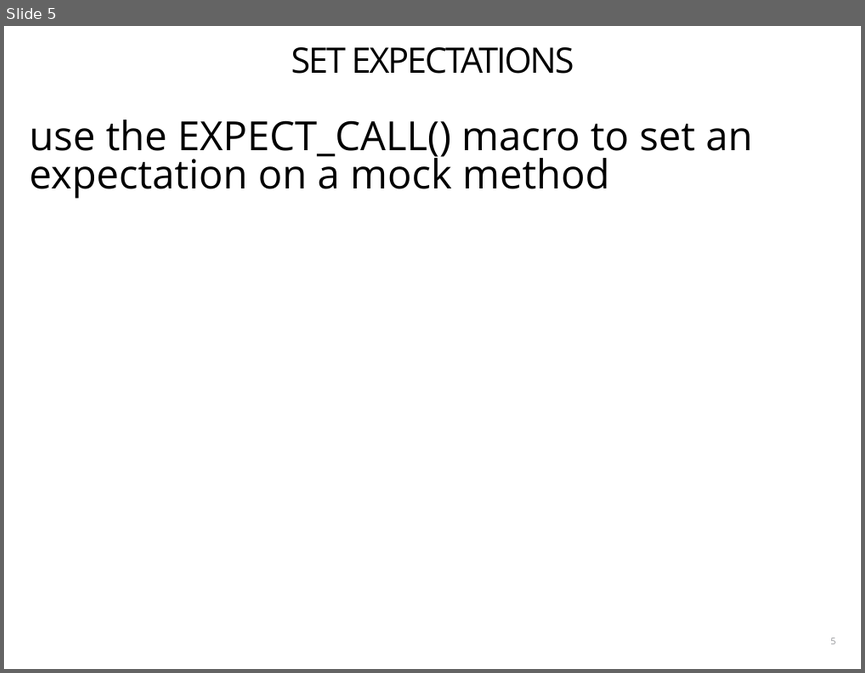
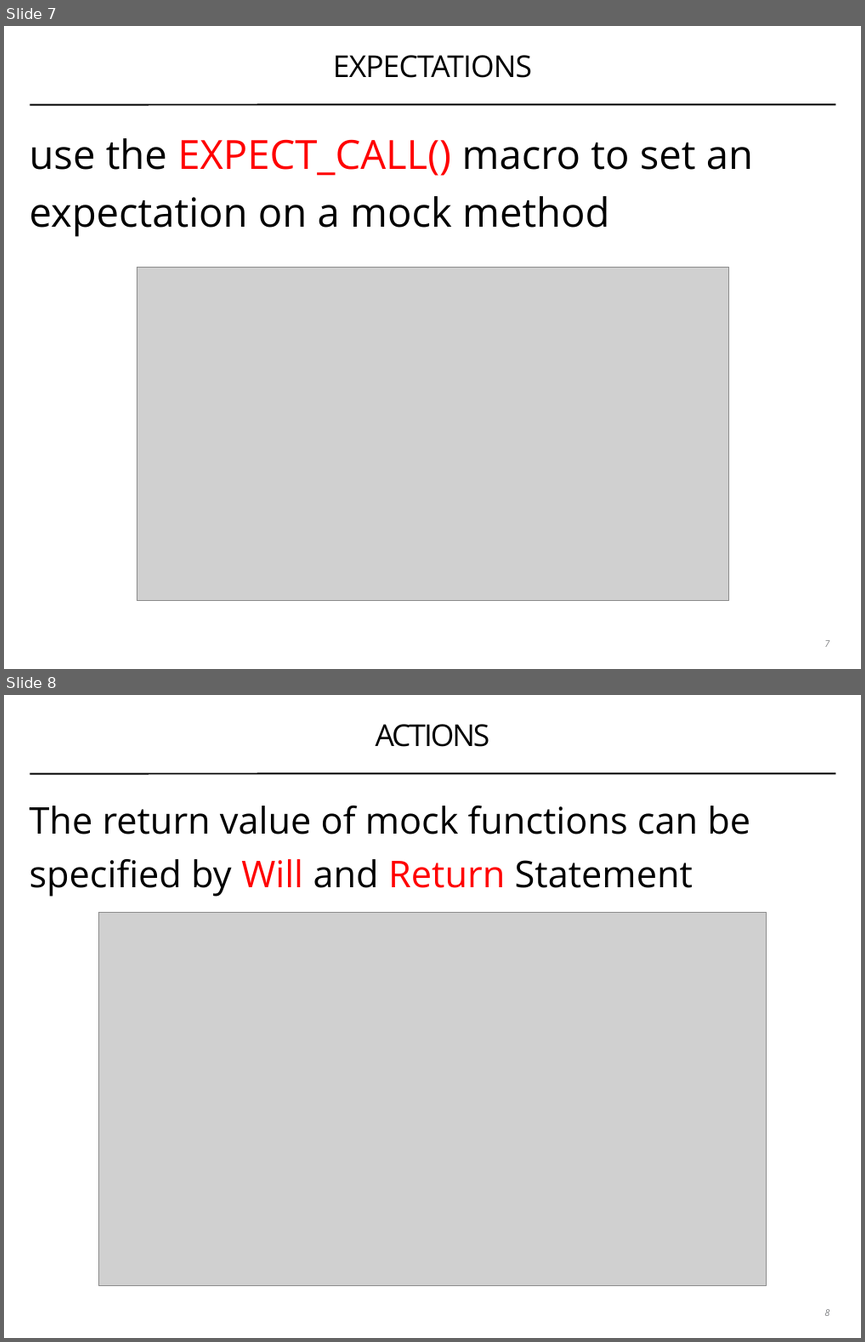
Before and after one commit to coney/cpp-unit-testing, a slide deck: .slides/02-stubs-and-mocks.pptx. Shown one above the other, each under a label of ours: slide 5 before the commit, slides 7 and 8 after it. The pictures are 865x673 and 865x1342 pixels, drawn with LibreOffice and Linux fonts; fonts in the diff are those of the drawing; grey boxes stand for pictures. Boxes give left, top, right and bottom in pixels: in the first picture for what was removed or moved away, otherwise in the second. Text is boxed around its words. In the diff, an @@ line names an element or a change of style, - is before the commit and + after.

```diff
--- a/.slides/02-stubs-and-mocks.pptx
+++ b/.slides/02-stubs-and-mocks.pptx
@@ slide 8 added at (4, 695, 861, 1338), background #FFFFFF; not listed: 1 template element that a slide beside it also shows @@
@@ title added at (375, 724, 490, 747), 36 pt, text #000000 @@
+ACTIONS
@@ text added at (30, 805, 750, 896), 44 pt, text #000000 @@
+The return value of mock functions can be specified by Will and Return Statement
@@ picture added at (98, 912, 766, 1286) @@
@@ page number added at (824, 1309, 829, 1315), 11 pt, text #808184, italic @@
+8
@@ what was slide 5 is now slide 7 @@
@@ slide 7 changed as well @@
@@ title at (333, 55, 532, 78): text changed; size 42 to 36 pt @@
-SET EXPECTATIONS
+EXPECTATIONS
@@ text "use the EXPECT_CALL() macro to ..." at (30, 138, 753, 237): text colour #000000 to #FF0000 in "EXPECT_CALL()"; indent changed; line spacing 0.8 to 1.2 @@
@@ line added from (30, 105) to (836, 104), #000000 2 pt @@
@@ picture added at (137, 267, 728, 601) @@
@@ page number at (824, 640, 829, 646): text changed; text colour #929396 to #808184; italic on @@
-5
+7
```
Also in this commit, not shown: 5 other slides changed, 10 other slides added, 4 slides removed.
